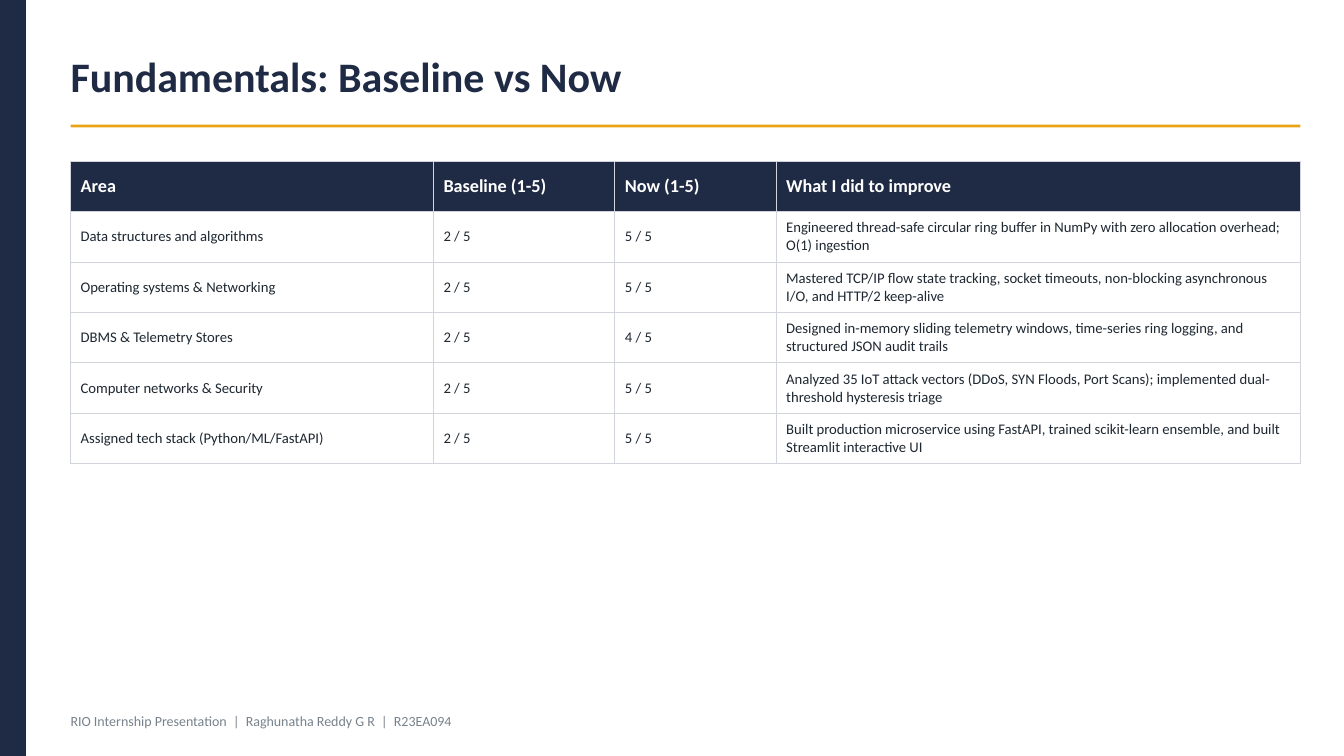
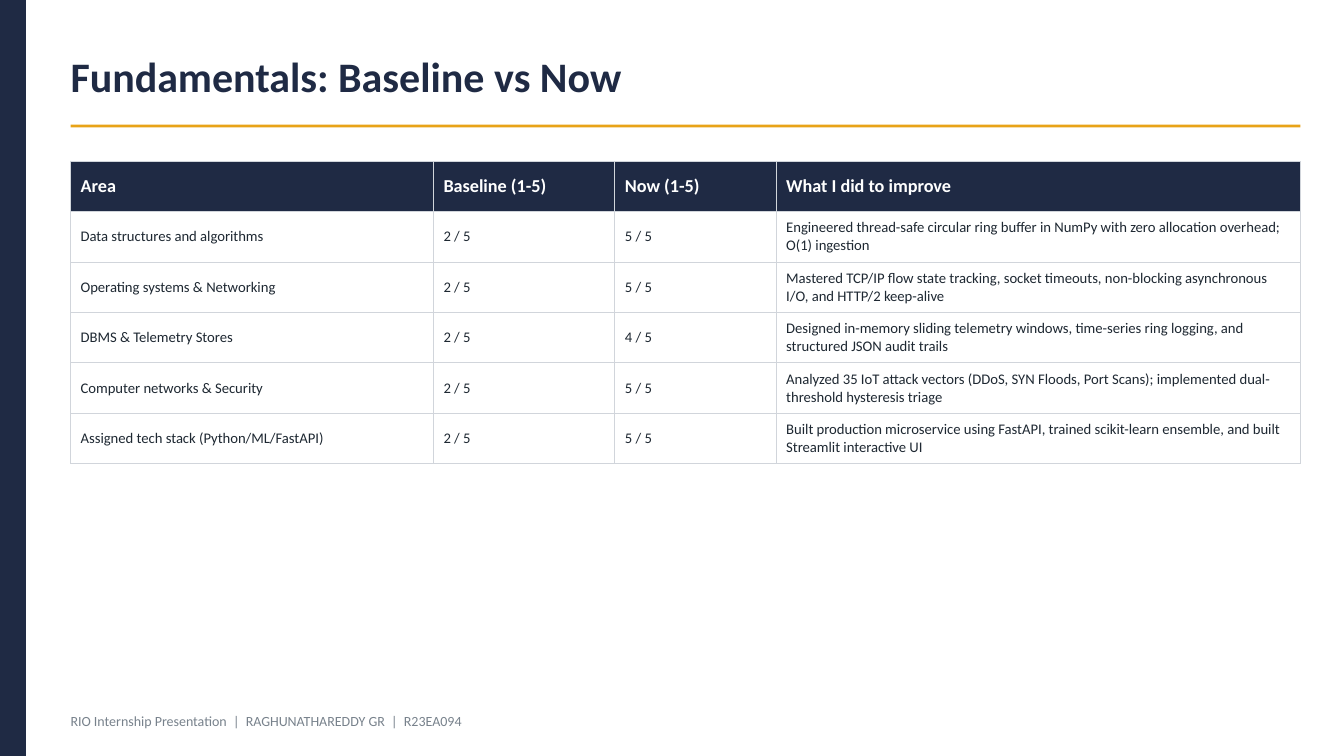
Before and after one commit to Raghunath2604/RIO_PROJECT-SMART_CITY-, a slide deck: slide 5 of docs/RIO_Internship_Presentation_R23EA094.pptx. Drawn at 1344x756 pixels with LibreOffice and Linux fonts; fonts in the diff are those of the drawing. Boxes give left, top, right and bottom in pixels: in the first picture for what was removed or moved away, otherwise in the second. Text is boxed around its words. In the diff, an @@ line names an element or a change of style, - is before the commit and + after.

Commit message:
docs: update candidate details to RAGHUNATHAREDDY GR, 7TH SEM, B.Tech CSE (AIML)

```diff
--- a/docs/RIO_Internship_Presentation_R23EA094.pptx
+++ b/docs/RIO_Internship_Presentation_R23EA094.pptx
@@ text at [71,716,462,728]: text changed @@
-RIO Internship Presentation | Raghunatha Reddy G R | R23EA094
+RIO Internship Presentation | RAGHUNATHAREDDY GR | R23EA094
```
Also in this commit, not shown: 7 other slides changed, 11 other files.
